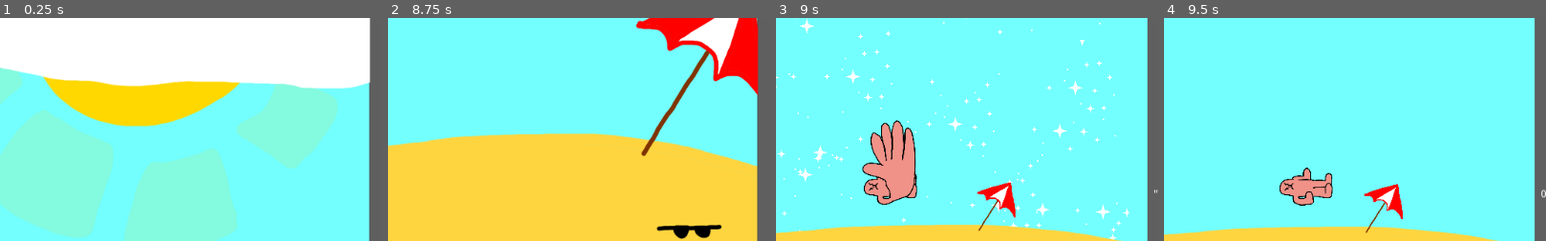
Above: before the commit, frames 1-4 (left to right).
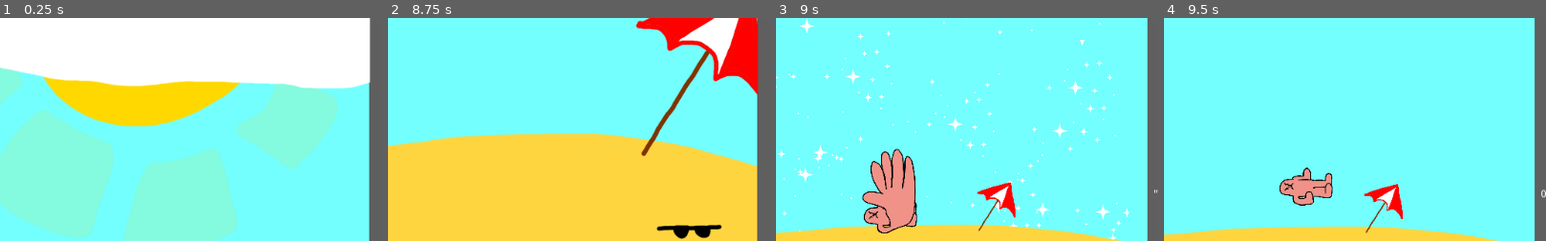
Above: after the commit, the same moments.

Repository: whenbellstoll/KillTheSun
Game: Godot game, scene res://Opening.tscn
Same seed, same stepped clock (60 frames per second), same inputs: the game is played once before the commit and once after it.
Inputs:
- Up to frame 1 (0.25 s): no input
- Up to frame 2 (8.75 s): hold Right (move_right) 0.53-2.03 s; tap Space (slap) at 0.6, 1.35, 2.1, 2.85, 3.5, 3.6, 4.35, 5.1, 5.85, 6.6, 7.35, 8.1 s; hold Left (move_left) 2.03-2.78 s; tap Enter at 2.75, 6.5 s; hold Right (move_right) 2.78-4.28 s; hold Left (move_left) 4.28-5.03 s; hold Right (move_right) 5.03-5.78 s; hold Left (move_left) 5.78-7.28 s; hold Right (move_right) from 7.28 s (still down)
- Up to frame 3 (9 s): keep holding Right (move_right); tap Space (slap) at 8.75, 8.85 s
- Up to frame 4 (9.5 s): keep holding Right (move_right)
The pictures show only the part of the screen within x 35-85%, y 49-99%; the shares and areas given below are measured in that part.

Frames 1-2 are identical in both runs. In frame 3, 4.3% of the frame differs, in the area x 22-37%, y 45-97%; in frame 4, nothing differs.

Commit message:
Player Invulnerability

Diff:
--- a/Player.tscn
+++ b/Player.tscn
@@ -33,6 +33,18 @@
 "transitions": PoolRealArray( 1 ),
 "update": 0,
 "values": [ ExtResource( 3 ) ]
+}
+tracks/2/type = "value"
+tracks/2/path = NodePath("CollisionShape2D:disabled")
+tracks/2/interp = 1
+tracks/2/loop_wrap = true
+tracks/2/imported = false
+tracks/2/enabled = true
+tracks/2/keys = {
+"times": PoolRealArray( 0 ),
+"transitions": PoolRealArray( 1 ),
+"update": 0,
+"values": [ true ]
 }
 
 [sub_resource type="Animation" id=2]
@@ -75,6 +87,18 @@
 "update": 1,
 "values": [ true ]
 }
+tracks/3/type = "value"
+tracks/3/path = NodePath("CollisionShape2D:disabled")
+tracks/3/interp = 1
+tracks/3/loop_wrap = true
+tracks/3/imported = false
+tracks/3/enabled = true
+tracks/3/keys = {
+"times": PoolRealArray( 0 ),
+"transitions": PoolRealArray( 1 ),
+"update": 1,
+"values": [ false ]
+}
 
 [sub_resource type="Animation" id=4]
 resource_name = "Slap"
@@ -98,9 +122,9 @@
 tracks/1/imported = false
 tracks/1/enabled = true
 tracks/1/keys = {
-"times": PoolRealArray( 0, 0.4, 0.41 ),
+"times": PoolRealArray( 0, 0.3, 0.4 ),
 "transitions": PoolRealArray( 1, 1, 1 ),
-"update": 0,
+"update": 1,
 "values": [ Vector2( 256, 0 ), Vector2( 256, 0 ), Vector2( 0, 0 ) ]
 }
 tracks/2/type = "value"
@@ -115,6 +139,18 @@
 "update": 1,
 "values": [ false, true ]
 }
+tracks/3/type = "value"
+tracks/3/path = NodePath("CollisionShape2D:disabled")
+tracks/3/interp = 1
+tracks/3/loop_wrap = true
+tracks/3/imported = false
+tracks/3/enabled = true
+tracks/3/keys = {
+"times": PoolRealArray( 0, 0.4 ),
+"transitions": PoolRealArray( 1, 1 ),
+"update": 1,
+"values": [ true, false ]
+}
 
 [sub_resource type="RectangleShape2D" id=5]
 extents = Vector2( 36.5, 32 )
@@ -131,13 +167,13 @@
 [node name="CollisionShape2D" type="CollisionShape2D" parent="."]
 position = Vector2( -0.599998, 220 )
 shape = SubResource( 1 )
+disabled = true
 
 [node name="Sprite" type="Sprite" parent="."]
 position = Vector2( -1.6, 214 )
 rotation = 4.71239
 scale = Vector2( 0.15, 0.15 )
 texture = ExtResource( 3 )
-offset = Vector2( 256, 0 )
 
 [node name="Camera" type="Camera2D" parent="."]
 current = true
@@ -156,6 +192,7 @@
 [node name="SlapCollision" type="CollisionShape2D" parent="Area2D"]
 position = Vector2( -0.0999985, 173 )
 shape = SubResource( 5 )
+disabled = true
 
 [node name="RightPlatformDetector" type="RayCast2D" parent="."]
 position = Vector2( 35, 220 )
